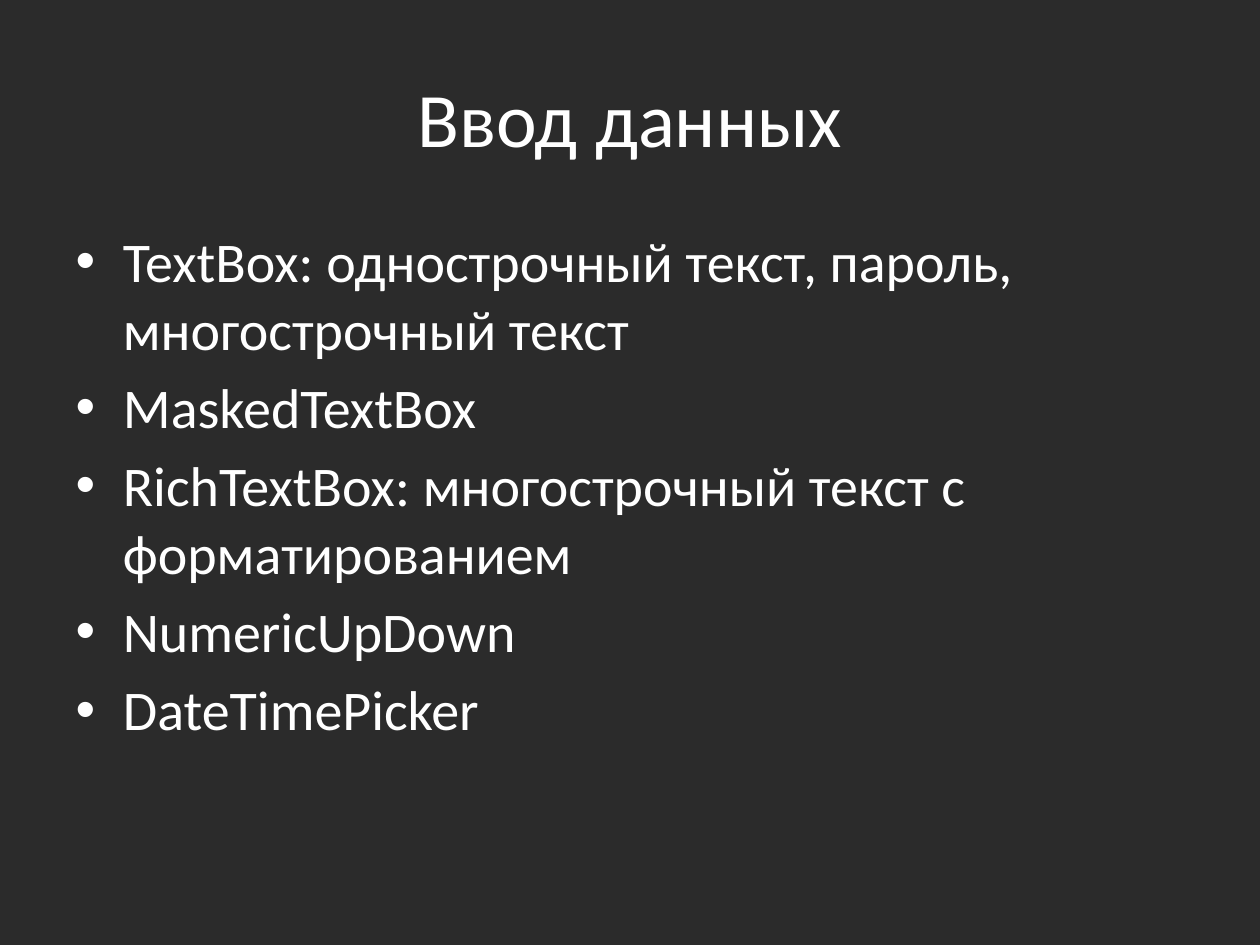
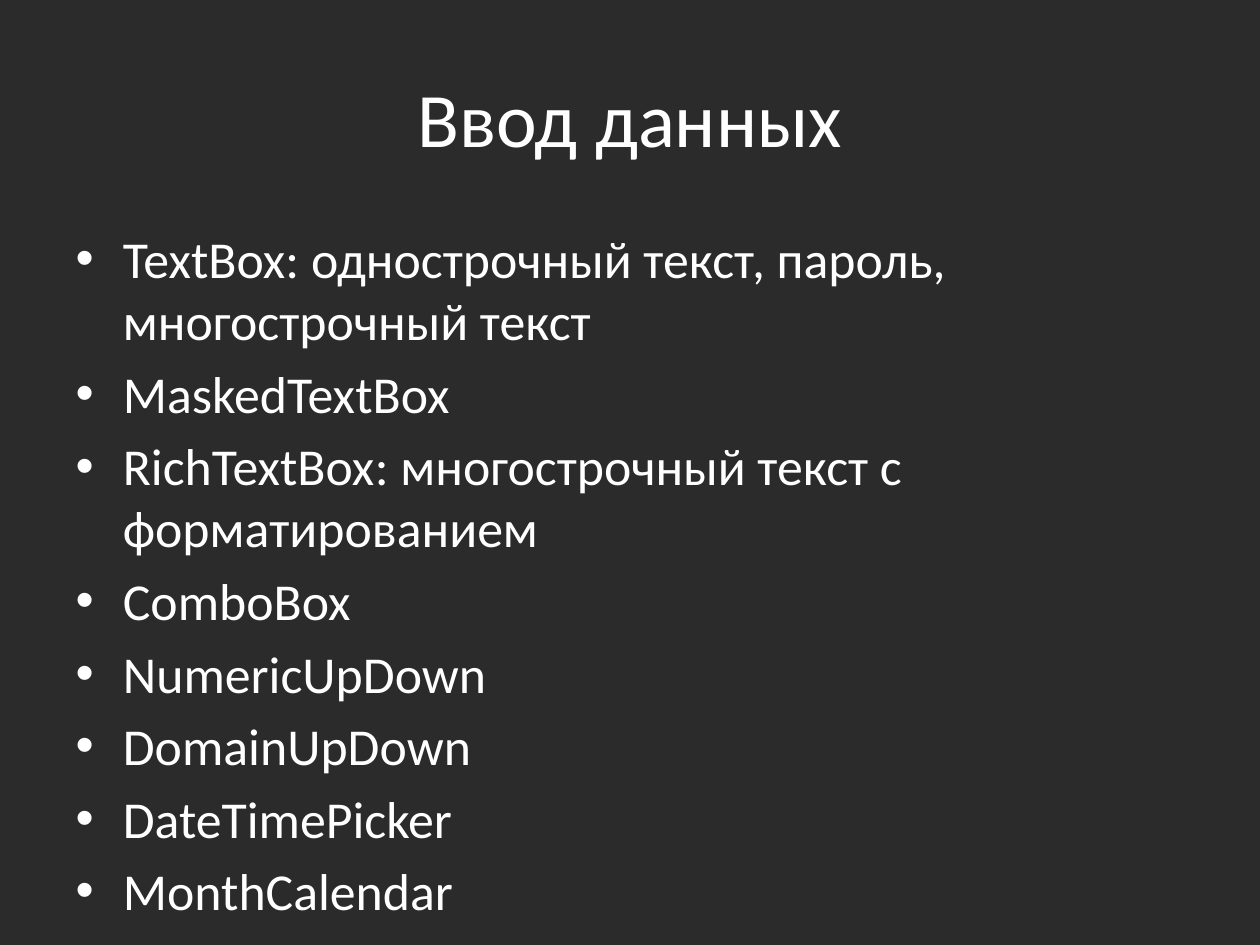
Before and after one commit to bazile/Training, a slide deck: slide 7 of Presentation/lesson-12-winforms.pptx (slide 6 before the commit). Drawn at 1260x945 pixels with LibreOffice and Linux fonts; fonts in the diff are those of the drawing; background and template pictures are left out; a plain dark background stands for a picture behind light text. Boxes give left, top, right and bottom in pixels: in the first picture for what was removed or moved away, otherwise in the second. Text is boxed around its words. In the diff, an @@ line names an element or a change of style, - is before the commit and + after.

```diff
--- a/Presentation/lesson-12-winforms.pptx
+++ b/Presentation/lesson-12-winforms.pptx
@@ text at [123, 243, 946, 839]: paragraph added @@
+• MonthCalendar
@@ text at [123, 243, 946, 839]: size 32 to 29.6 pt in "TextBox: однострочный текст, пароль, многострочный текст", "MaskedTextBox", "RichTextBox: многострочный текст с форматированием", "NumericUpDown" and 1 more places @@
@@ text at [123, 584, 351, 621]: paragraph added @@
+• ComboBox
@@ text at [123, 729, 471, 774]: paragraph added @@
+• DomainUpDown
```
Also in this commit, not shown: 1 other slide changed, 1 slide added.
